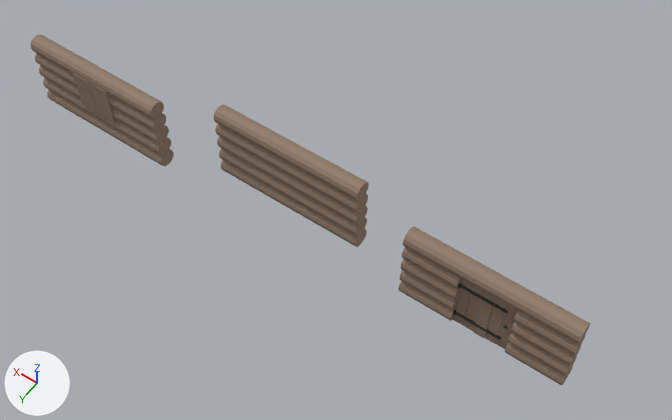
Before and after pictures for a commit that changed the Blender file Assets/mira_prepare/forest_hut/models/hut_walls.blend.
Both versions are drawn from a 50 mm camera at (-40.5, 48.3, 78.4) aimed at (-4.8, -1.6, -0.1). Arrows for +X, +Y and +Z are at lower left; the lights stay in place.

The first picture shows 'LogWood', 'door', 'log.008', 'log.012', 'trap_door'.
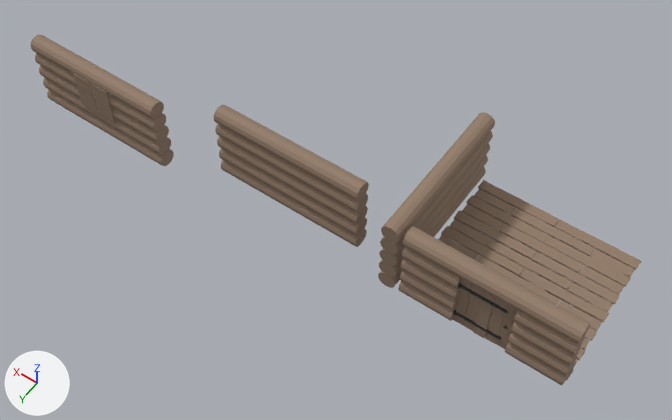
Location of each change, (x1, y1, x2, y2) in pixels of the pictures (672 x 420 px):
'board.004', added (brown)
    after: (438, 180, 641, 380)
'LogWood.001', added (brown)
    after: (378, 112, 495, 288)

Edits to the bpy script that builds the scene:
```text
Add me_cube_007:
    me_cube_007.from_pydata(...)  # 2176 vertices, 2240 faces; spans x -14.8..1.9, y 1.1..1.5, z -13.3..5.5
    me_cube_007.materials.append(mat_material_001)  # brown #937c69
Add ob_board_004:
    ob_board_004 = bpy.data.objects.new('board.004', me_cube_007)
    ob_board_004.location = (-20.93, 0.07, -1.74)
    ob_board_004.rotation_euler = (1.571, 0.0, 1.571)  # degrees (90, 0, 90)
Add ob_logwood_001:
    ob_logwood_001 = bpy.data.objects.new('LogWood.001', me_cube_001.copy())  # the mesh of ob_logwood
    ob_logwood_001.location = (-14.47, -7.1, 0.75)
    ob_logwood_001.rotation_euler = (0.0, 0.0, -1.571)  # degrees (0, 0, -90)
```
